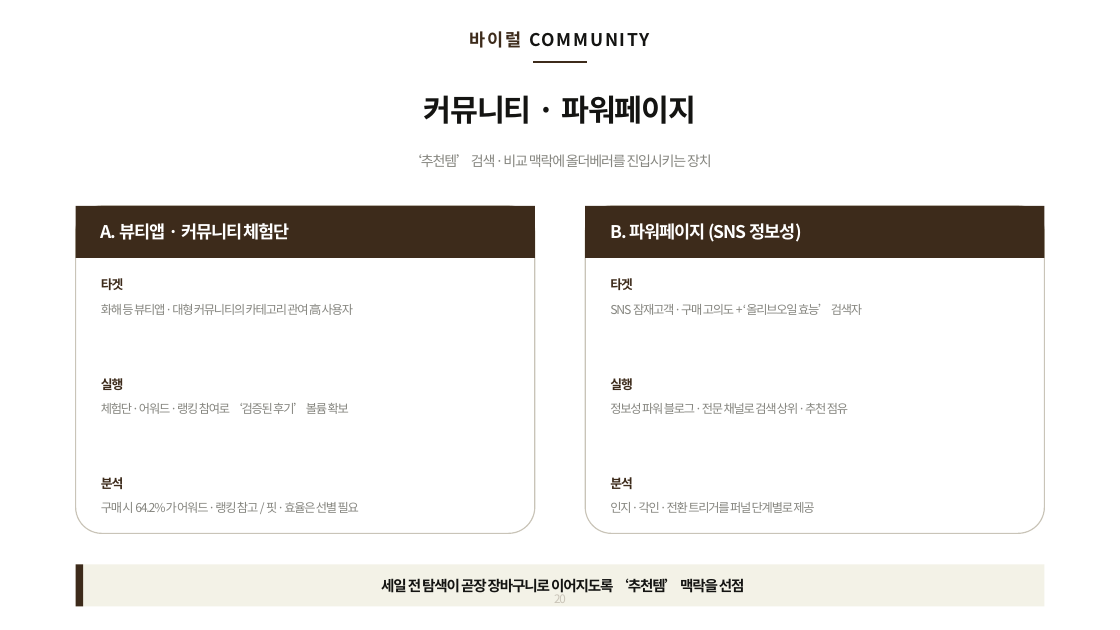
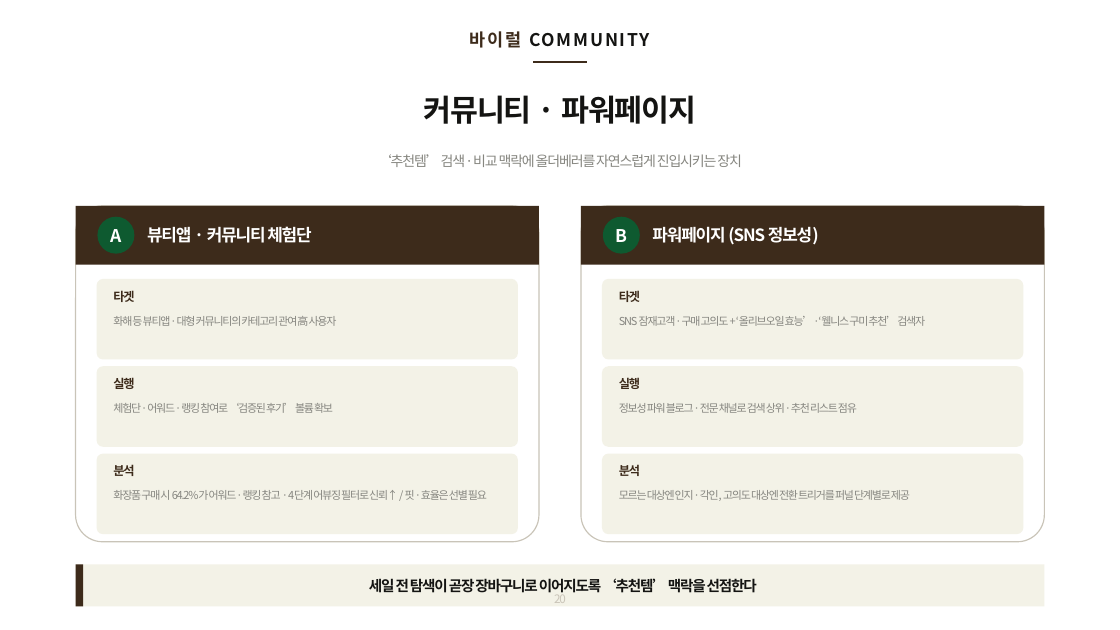
Before and after one commit to bat-han-26/oy_all-the-better_proposal, a slide deck: slide 20 of proposal/BAT_올리브영_2026_올더베러_마케팅제안_클린재설계_HAN.pptx. Drawn at 1120x630 pixels with LibreOffice and Linux fonts; fonts in the diff are those of the drawing. Boxes give left, top, right and bottom in pixels: in the first picture for what was removed or moved away, otherwise in the second. Text is boxed around its words. In the diff, an @@ line names an element or a change of style, - is before the commit and + after.

```diff
--- a/proposal/BAT_올리브영_2026_올더베러_마케팅제안_클린재설계_HAN.pptx
+++ b/proposal/BAT_올리브영_2026_올더베러_마케팅제안_클린재설계_HAN.pptx
@@ text at box(378, 154, 742, 167): text changed @@
-‘추천템’ 검색·비교 맥락에 올더베러를 진입시키는 장치
+‘추천템’ 검색·비교 맥락에 올더베러를 자연스럽게 진입시키는 장치
@@ rectangle: place and size @@
-rectangle at box(76, 206, 534, 258)
+rectangle at box(76, 206, 539, 265)
@@ rounded rectangle: place and size @@
-rounded rectangle at box(76, 206, 534, 534)
+rounded rectangle at box(76, 206, 539, 542)
@@ rectangle: place and size @@
-rectangle at box(585, 206, 1044, 258)
+rectangle at box(581, 206, 1044, 265)
@@ rounded rectangle: place and size @@
-rounded rectangle at box(585, 206, 1044, 534)
+rounded rectangle at box(581, 206, 1044, 542)
@@ ellipse added at box(97, 217, 134, 254), fill #0E5A30 @@
@@ text added at box(110, 229, 121, 242), 15 pt, text #FFFFFF, bold @@
+A
@@ text at box(147, 226, 311, 243): text changed; size 15 to 14.5 pt @@
-A. 뷰티앱 · 커뮤니티 체험단
+뷰티앱 · 커뮤니티 체험단
@@ ellipse added at box(602, 217, 639, 254), fill #0E5A30 @@
@@ text added at box(615, 229, 627, 242), 15 pt, text #FFFFFF, bold @@
+B
@@ text at box(652, 226, 819, 245): text changed; size 15 to 14.5 pt @@
-B. 파워페이지 (SNS 정보성)
+파워페이지 (SNS 정보성)
@@ rounded rectangle added at box(97, 279, 518, 360), fill #F3F2E7 @@
@@ text "타겟": place and size @@
-text "타겟" at box(101, 278, 123, 290)
+text "타겟" at box(113, 290, 134, 302)
@@ rounded rectangle added at box(602, 279, 1023, 360), fill #F3F2E7 @@
@@ text "타겟": place and size @@
-text "타겟" at box(610, 278, 632, 290)
+text "타겟" at box(619, 290, 640, 302)
@@ text "화해 등 뷰티앱·대형 커뮤니티의 카테고리 ...": place and size @@
-text "화해 등 뷰티앱·대형 커뮤니티의 카테고리 ..." at box(101, 304, 353, 315)
+text "화해 등 뷰티앱·대형 커뮤니티의 카테고리 ..." at box(113, 316, 337, 326)
@@ text "화해 등 뷰티앱·대형 커뮤니티의 카테고리 ..." at box(113, 316, 337, 326): size 10.5 to 9.4 pt @@
@@ text at box(619, 316, 925, 326): text changed; size 10.5 to 9.4 pt @@
-SNS 잠재고객·구매 고의도 + ‘올리브오일 효능’ 검색자
+SNS 잠재고객·구매 고의도 + ‘올리브오일 효능’·‘웰니스 구미 추천’ 검색자
@@ rounded rectangle added at box(97, 366, 518, 447), fill #F3F2E7 @@
@@ text "실행": place and size @@
-text "실행" at box(101, 378, 123, 390)
+text "실행" at box(113, 378, 134, 389)
@@ rounded rectangle added at box(602, 366, 1023, 447), fill #F3F2E7 @@
@@ text "실행": place and size @@
-text "실행" at box(610, 378, 632, 390)
+text "실행" at box(619, 378, 640, 389)
@@ text "체험단·어워드·랭킹 참여로 ‘검증된 후기’ 볼륨 ..." at box(113, 403, 333, 413): size 10.5 to 9.4 pt @@
@@ text "체험단·어워드·랭킹 참여로 ‘검증된 후기’ 볼륨 ...": place and size @@
-text "체험단·어워드·랭킹 참여로 ‘검증된 후기’ 볼륨 ..." at box(101, 403, 349, 414)
+text "체험단·어워드·랭킹 참여로 ‘검증된 후기’ 볼륨 ..." at box(113, 403, 333, 413)
@@ text at box(619, 403, 857, 413): text changed; size 10.5 to 9.4 pt @@
-정보성 파워 블로그·전문 채널로 검색 상위·추천 점유
+정보성 파워 블로그·전문 채널로 검색 상위·추천 리스트 점유
@@ rounded rectangle added at box(97, 454, 518, 534), fill #F3F2E7 @@
@@ text "분석": place and size @@
-text "분석" at box(101, 477, 123, 489)
+text "분석" at box(113, 464, 134, 476)
@@ rounded rectangle added at box(602, 454, 1023, 534), fill #F3F2E7 @@
@@ size 11 to 10.5 pt in 6 elements at box(619, 378, 640, 389), box(113, 378, 134, 389), box(113, 290, 134, 302), box(113, 464, 134, 476), box(619, 290, 640, 302), box(619, 464, 640, 476) @@
@@ text "분석": place and size @@
-text "분석" at box(610, 477, 632, 489)
+text "분석" at box(619, 464, 640, 476)
@@ text at box(113, 490, 487, 500): text changed; size 10.5 to 9.4 pt @@
-구매 시 64.2%가 어워드·랭킹 참고 / 핏·효율은 선별 필요
+화장품 구매 시 64.2%가 어워드·랭킹 참고 · 4단계 어뷰징 필터로 신뢰↑ / 핏·효율은 선별 필요
@@ text at box(619, 490, 910, 501): text changed; size 10.5 to 9.4 pt @@
-인지·각인·전환 트리거를 퍼널 단계별로 제공
+모르는 대상엔 인지·각인, 고의도 대상엔 전환 트리거를 퍼널 단계별로 제공
@@ text at box(369, 578, 757, 593): text changed @@
-세일 전 탐색이 곧장 장바구니로 이어지도록 ‘추천템’ 맥락을 선점
+세일 전 탐색이 곧장 장바구니로 이어지도록 ‘추천템’ 맥락을 선점한다
```
Also in this commit, not shown: 4 other slides changed, 2 other files.
